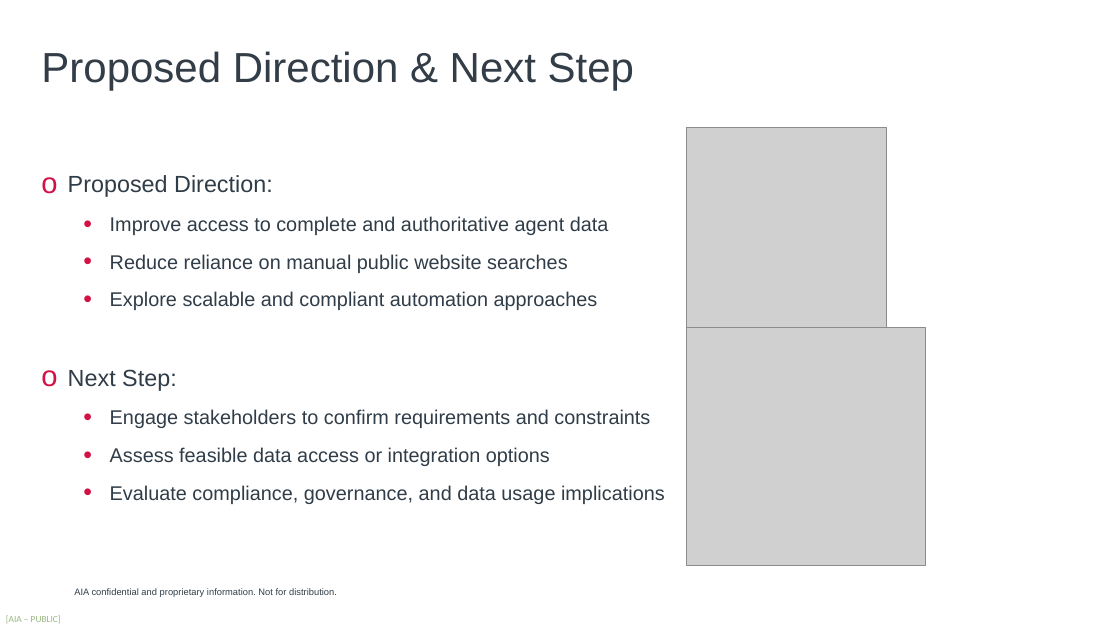
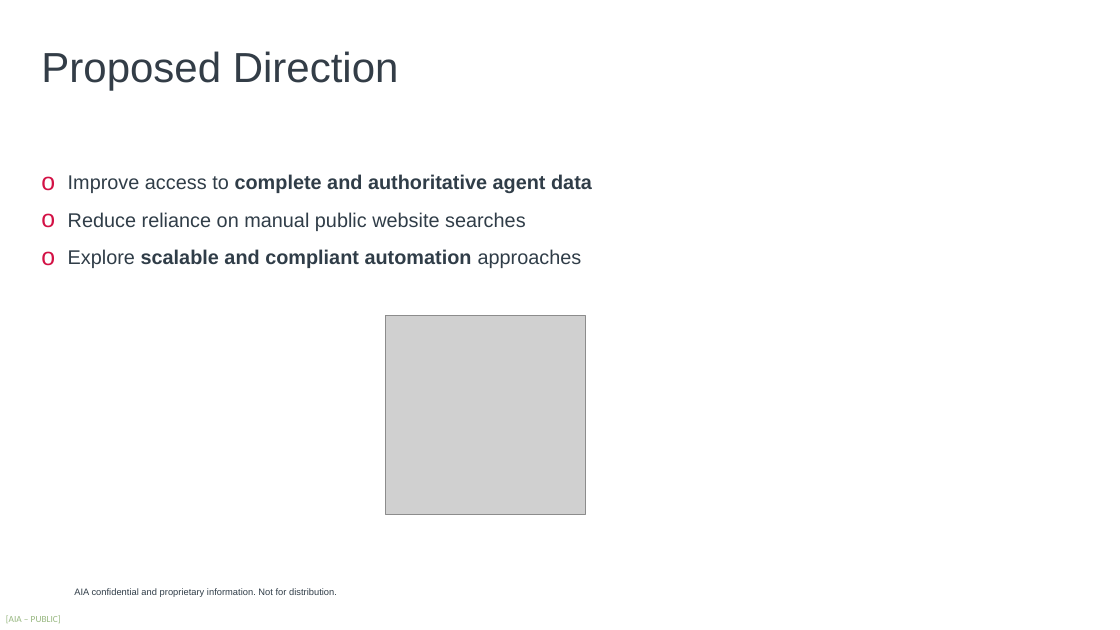
Before and after one commit to harrysokool/AIA-work, a slide deck: slide 6 of powerpoint/fetch_agent-draft.pptx. Drawn at 1120x630 pixels with LibreOffice and Linux fonts; fonts in the diff are those of the drawing; grey boxes stand for pictures; background and template pictures are left out. Boxes give left, top, right and bottom in pixels: in the first picture for what was removed or moved away, otherwise in the second. Text is boxed around its words. In the diff, an @@ line names an element or a change of style, - is before the commit and + after.

```diff
--- a/powerpoint/fetch_agent-draft.pptx
+++ b/powerpoint/fetch_agent-draft.pptx
@@ text at (41, 51, 399, 91): text changed @@
-Proposed Direction & Next Step
+Proposed Direction
@@ text "Improve access to complete and ..." at (68, 174, 592, 268): bold on in "complete and authoritative agent data", "scalable and compliant automation"; bullet • to o; list level 2 to 1 in "Improve access to complete and ..."; list level 2 to 1 in "Reduce reliance on manual public ..."; list level 2 to 1 in "Explore scalable and compliant automation ..." @@
@@ text at (68, 175, 273, 197): paragraph removed @@
-o Proposed Direction:
@@ picture: place and size @@
-picture at (686, 128, 886, 328)
+picture at (386, 315, 586, 515)
@@ picture removed at (686, 328, 925, 566) @@
@@ text at (68, 369, 665, 504): paragraphs removed @@
-o Next Step:
-  • Engage stakeholders to confirm requirements and constraints
-  • Assess feasible data access or integration options
-  • Evaluate compliance, governance, and data usage implications
```
Also in this commit, not shown: 5 other slides changed, 3 slides added, 1 other file.
